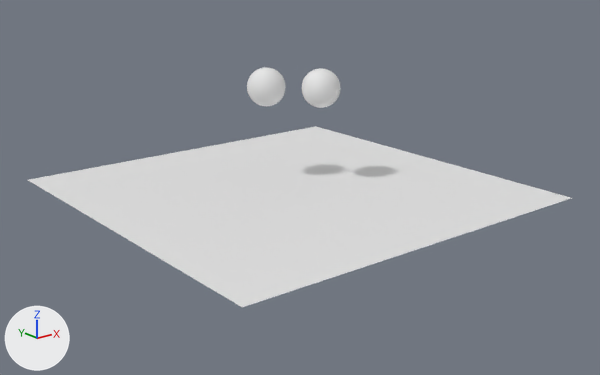
Renders of the Blender file assets/sphere.blend from each side of a commit.
The view is the same before and after, from a camera (50 mm lens) standing at (-25.2, -32.3, 12.9) and looking at (-0.1, -1.0, 0.3). Every picture has the same lights, and +X, +Y and +Z are marked at lower left.
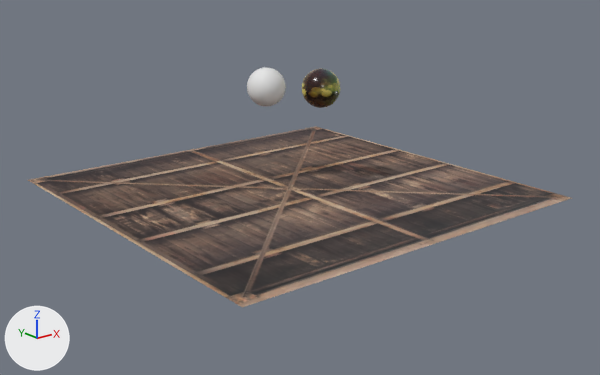
Pixel boxes [x1, y1, x2, y2] of what changed, in the pictures (600 x 375 px):
'Plane', recoloured
    both: [28, 126, 571, 307]
'Sphere.001', recoloured
    both: [302, 68, 341, 108]

The change, as a diff of the scene's bpy script:
```diff
--- a/assets/sphere.blend.py
+++ b/assets/sphere.blend.py
@@ img_square_png @@
+img_square_png = load_image('square.png', '../textures/square.png', 512, 512, 'sRGB')
@@ img_container_jpg @@
+img_container_jpg = load_image('container.jpg', '../textures/container.jpg', 512, 512, 'sRGB')
@@ mat_material_001 @@
+mat_material_001 = principled_material('Material.001')
+mat_material_001.texture = img_square_png
+mat_material_001.roughness = 0.2
@@ mat_material_003 @@
+mat_material_003 = principled_material('Material.003')
+mat_material_003.texture = img_container_jpg
+mat_material_003.roughness = 0.8
@@ me_plane @@
 me_plane.from_pydata(...)  # 4 vertices, 1 face; spans x -1.0..1.0, y -1.0..1.0, z 0.0
+me_plane.materials.append(mat_material_003)  # picture img_container_jpg
@@ me_sphere_001 @@
 me_sphere_001.from_pydata(...)  # 482 vertices, 512 faces; spans x -1.0..1.0, y -1.0..1.0, z -1.0..1.0
+me_sphere_001.materials.append(mat_material_001)  # picture img_square_png
```
